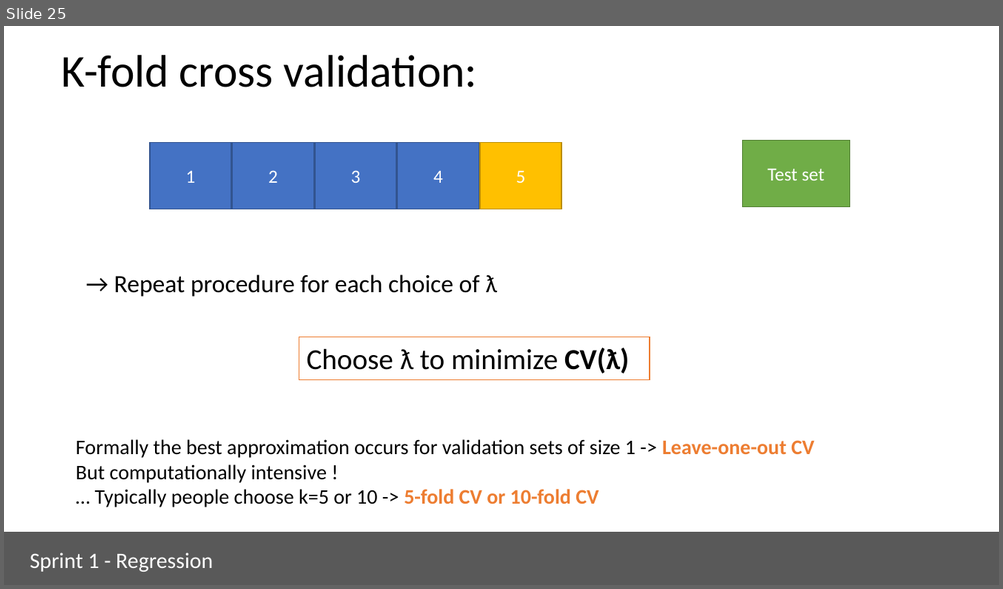
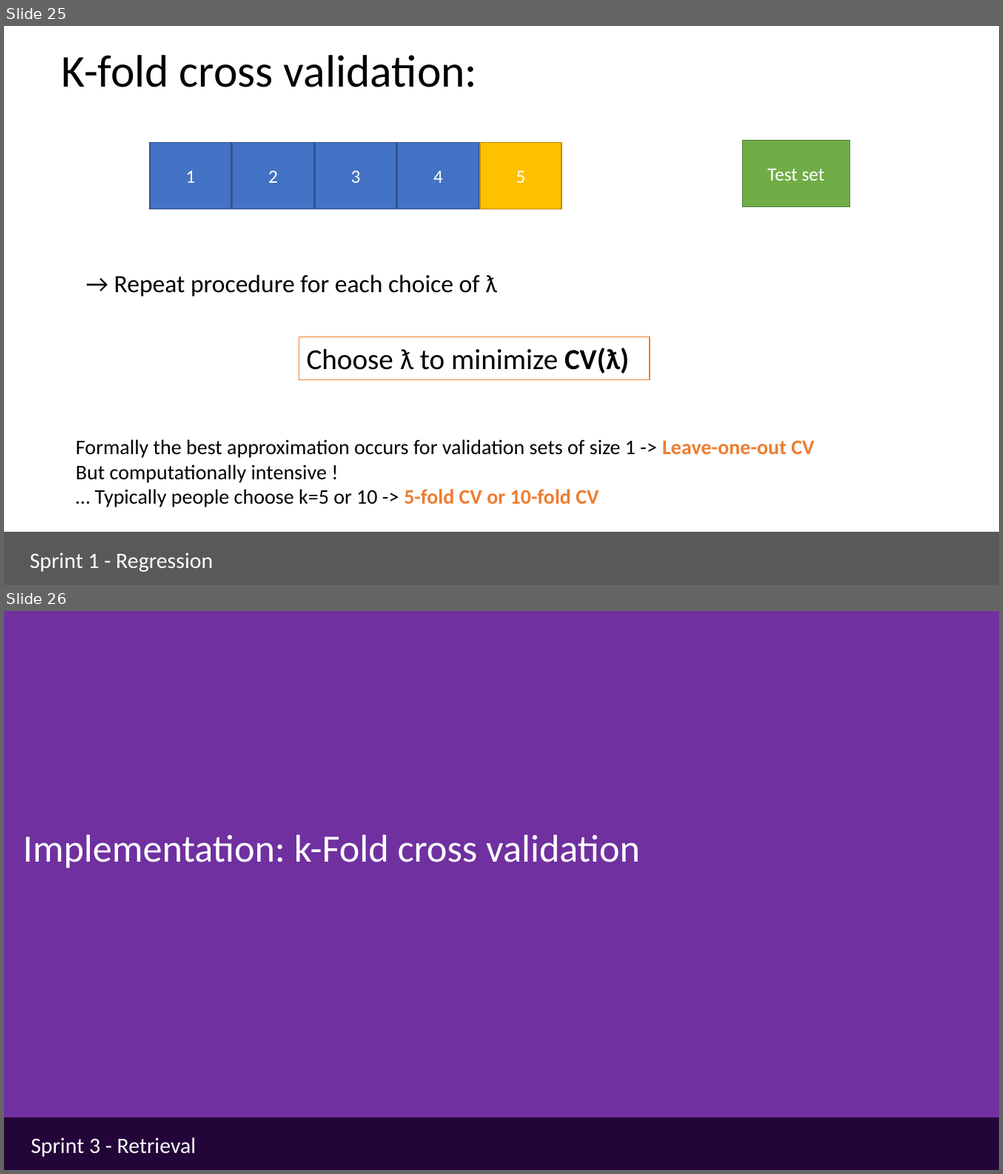
Before and after one commit to ua-dsf/ML_sprint, a slide deck: sprint1_regression/module1_regression_part2.pptx. Shown one above the other, each under a label of ours: slide 25 before the commit, slides 25 and 26 after it. The pictures are 1003x589 and 1003x1174 pixels, drawn with LibreOffice and Linux fonts; fonts in the diff are those of the drawing. Boxes give left, top, right and bottom in pixels: in the first picture for what was removed or moved away, otherwise in the second. Text is boxed around its words. In the diff, an @@ line names an element or a change of style, - is before the commit and + after.

```diff
--- a/sprint1_regression/module1_regression_part2.pptx
+++ b/sprint1_regression/module1_regression_part2.pptx
@@ slide 26 added at [4, 611, 999, 1170], background #FFFFFF @@
@@ rectangle added at [4, 611, 999, 1170], fill #7030A0 @@
@@ text added at [23, 834, 640, 869], 37.3 pt, text #FFFFFF @@
+Implementation: k-Fold cross validation
@@ rectangle added at [4, 1118, 999, 1170], fill #240539 @@
@@ text added at [31, 1138, 196, 1157], 21.3 pt, text #FFFFFF @@
+Sprint 3 - Retrieval
```
Also in this commit, not shown: 1 slide changed, 6 other slides added, 1 other file.
